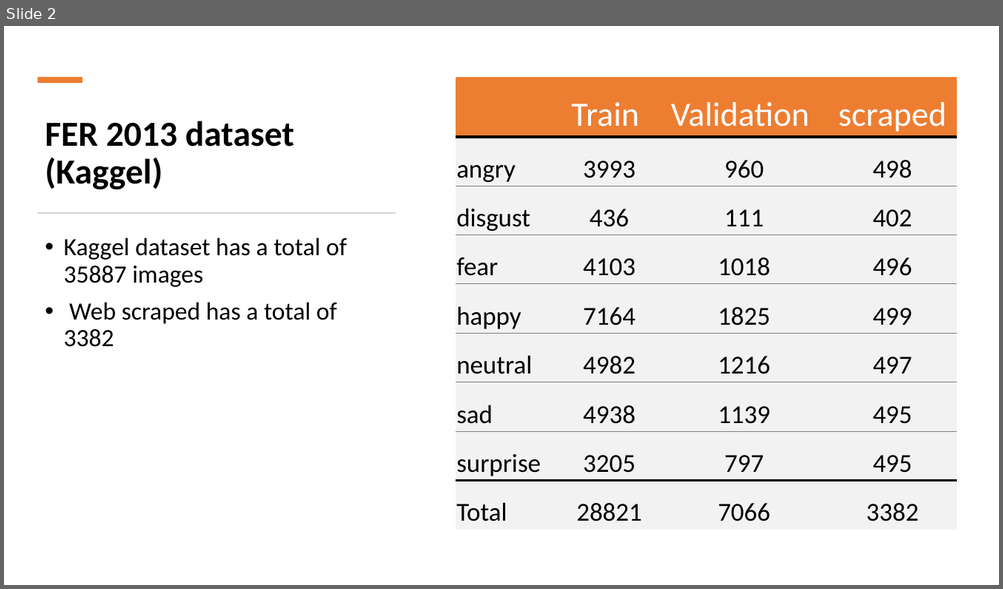
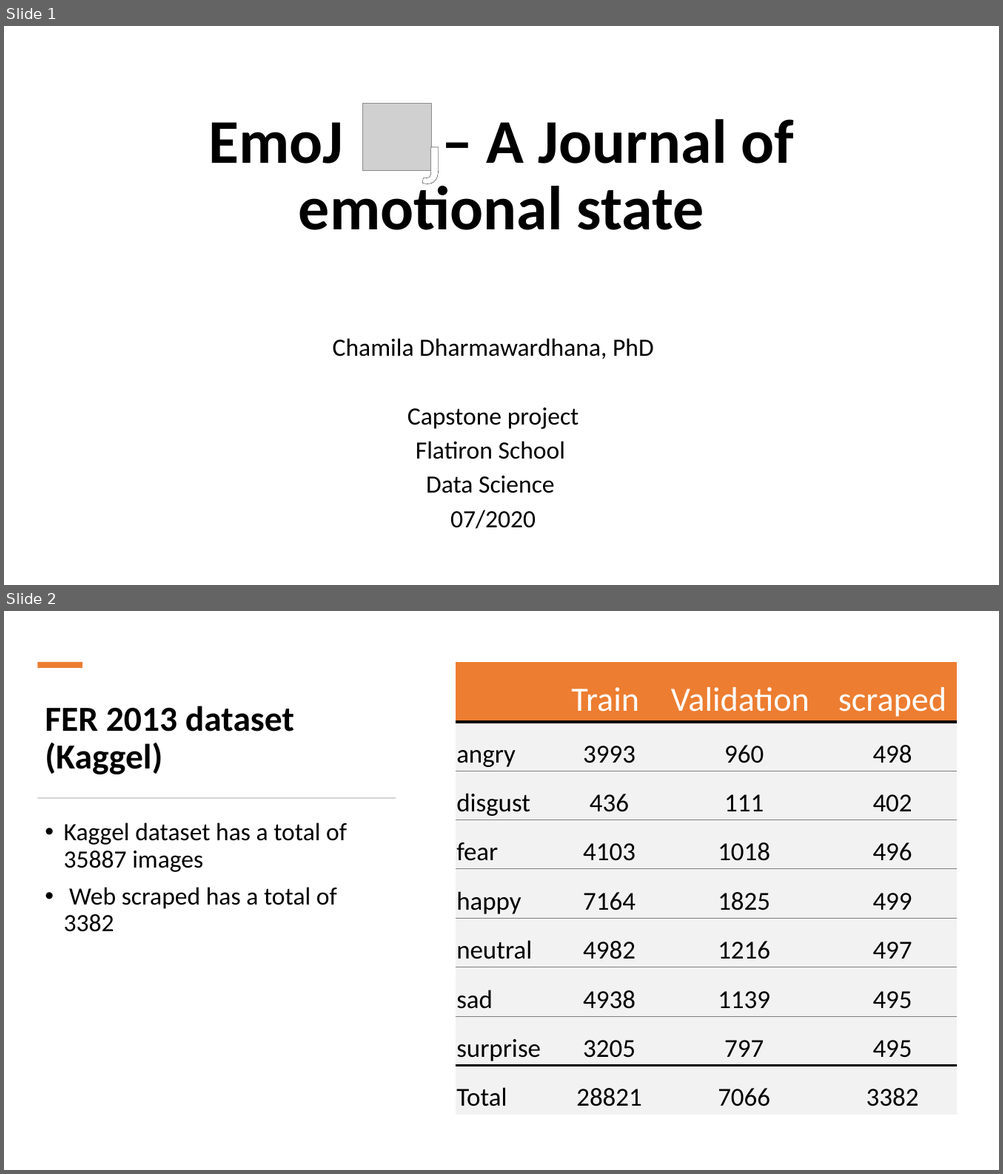
Before and after one commit to GitHub-ccd/dsc-capstone-project-v2-onl01-dtsc-ft-030220, a slide deck: ppt/MOD_5.pptx. Shown one above the other, each under a label of ours: slide 2 before the commit, slides 1 and 2 after it. The pictures are 1003x589 and 1003x1174 pixels, drawn with LibreOffice and Linux fonts; fonts in the diff are those of the drawing; grey boxes stand for pictures. Boxes give left, top, right and bottom in pixels: in the first picture for what was removed or moved away, otherwise in the second. Text is boxed around its words. In the diff, an @@ line names an element or a change of style, - is before the commit and + after.

Commit message:
ppt and pdf

```diff
--- a/ppt/MOD_5.pptx
+++ b/ppt/MOD_5.pptx
@@ slide 1 added at (4,26,999,585), background #FFFFFF @@
@@ picture added at (362,103,432,171) @@
@@ title added at (208,119,794,230), 60 pt, text #000000, bold @@
+EmoJ – A Journal of emotional state
@@ text added at (422,137,441,196), 54 pt, text #FFFFFF, bold @@
+J
@@ subtitle added at (333,338,654,529), 24 pt, text #000000 @@
+Chamila Dharmawardhana, PhD
+Capstone project
+Flatiron School
+Data Science
+07/2020
```
Also in this commit, not shown: 1 slide removed, 2 other files.
